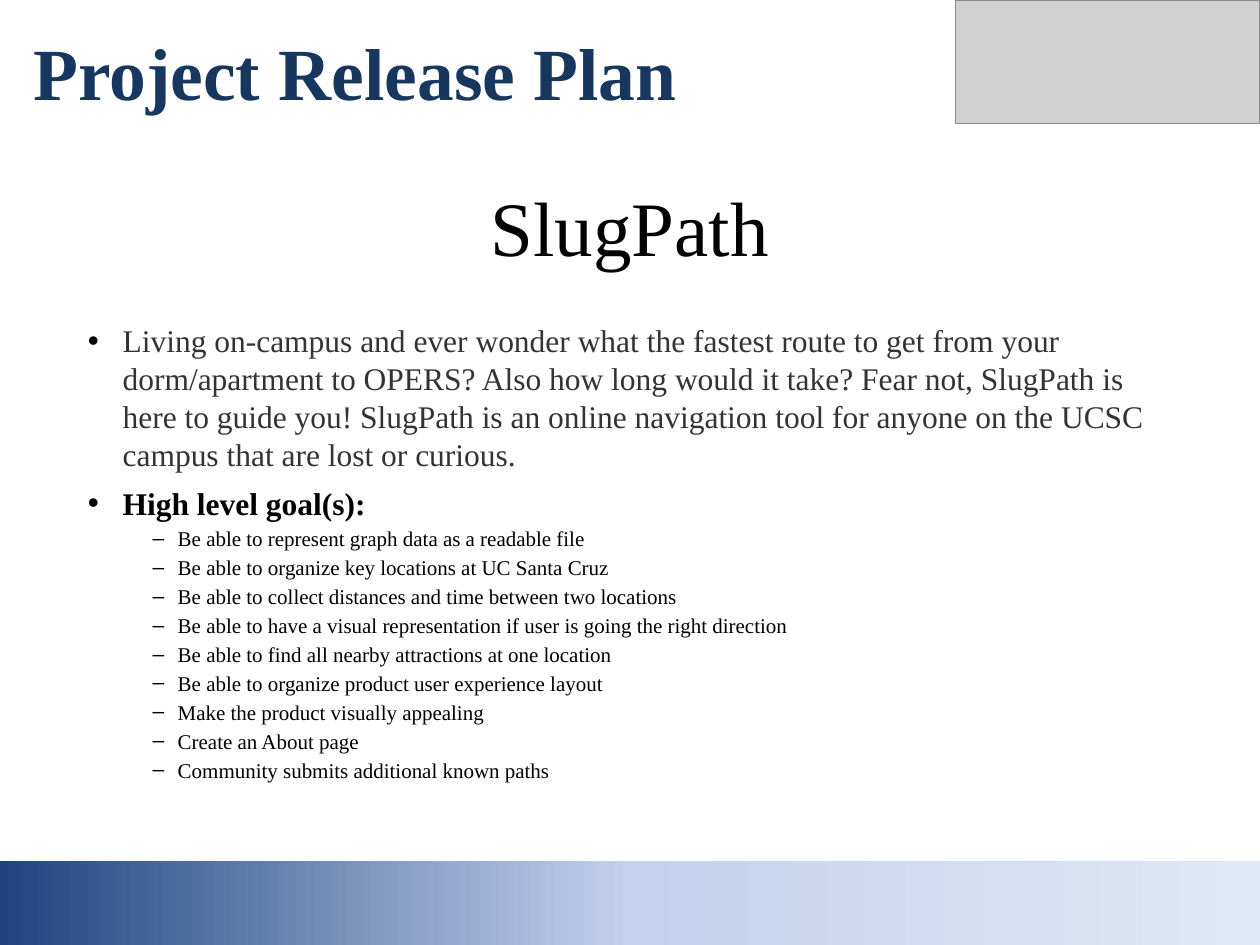
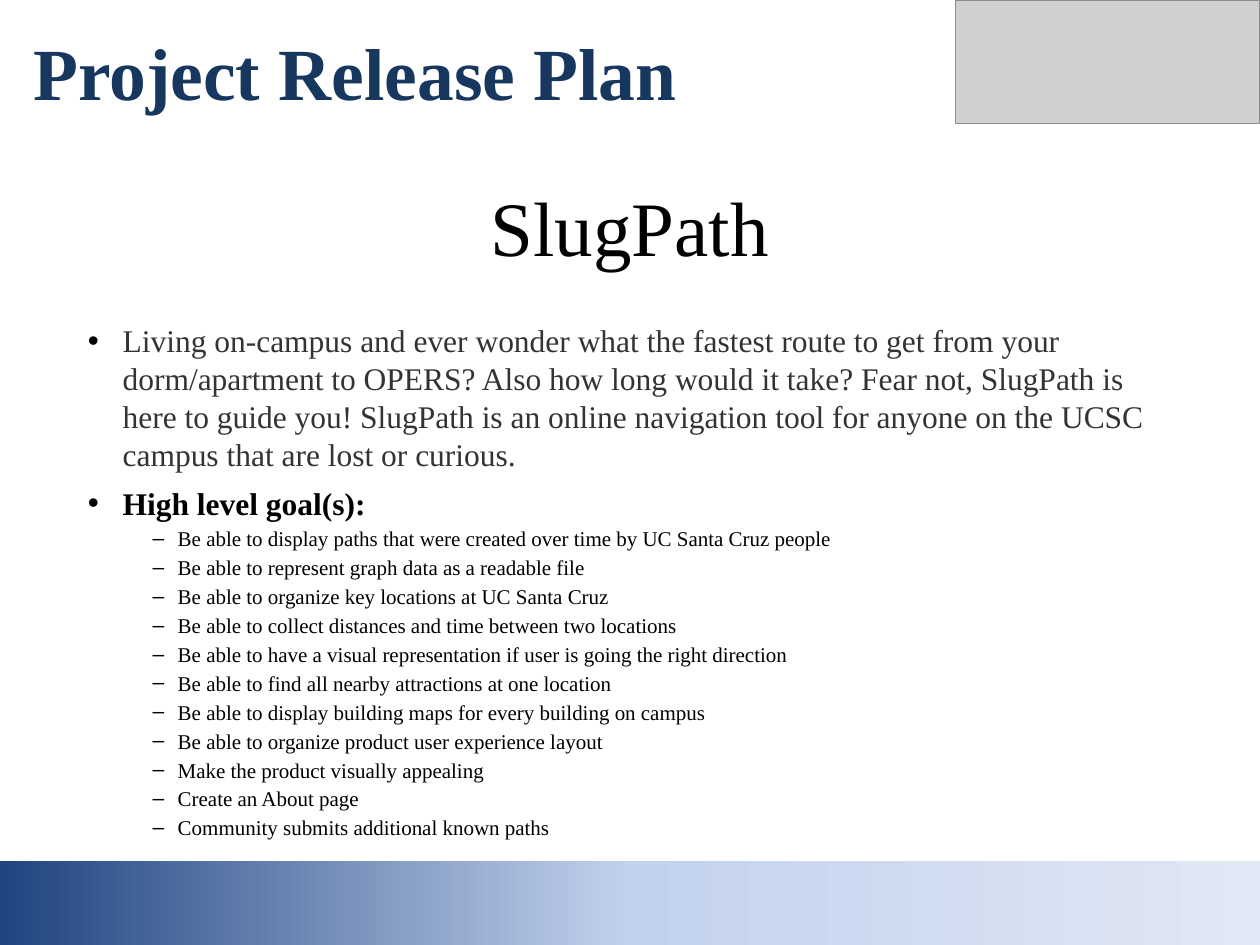
Before and after one commit to jpableo688/SlugPath, a slide deck: slide 2 of Documentation/Release Plan Presentation.pptx. Drawn at 1260x945 pixels with LibreOffice and Linux fonts; fonts in the diff are those of the drawing; grey boxes stand for pictures. Boxes give left, top, right and bottom in pixels: in the first picture for what was removed or moved away, otherwise in the second. Text is boxed around its words. In the diff, an @@ line names an element or a change of style, - is before the commit and + after.

Commit message:
final Release Plan Presentation

```diff
--- a/Documentation/Release Plan Presentation.pptx
+++ b/Documentation/Release Plan Presentation.pptx
@@ text at (178, 531, 831, 551): paragraph added @@
+  – Be able to display paths that were created over time by UC Santa Cruz people
@@ text at (178, 705, 705, 724): paragraph added @@
+  – Be able to display building maps for every building on campus
```
